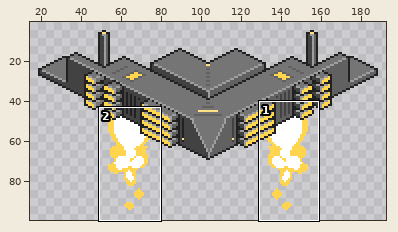
File history of a pixel-art file, Assets/AnimationImporter/bomber.ase. The first picture is a wide view before the edit; the outline marks the close-up.
Close-up. Old version:
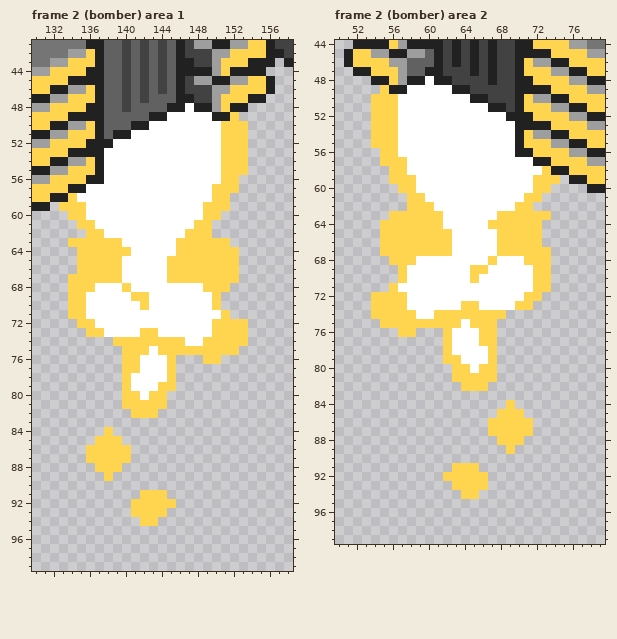
208x112 pixels, 8 frames. Shown: frame 2 (bomber) area 1: x 130..158, y 41..99; frame 2 (bomber) area 2: x 50..79, y 44..99. The wide view leaves out empty margins. The commit also changed other frames or places, which this record leaves out.
After the commit:
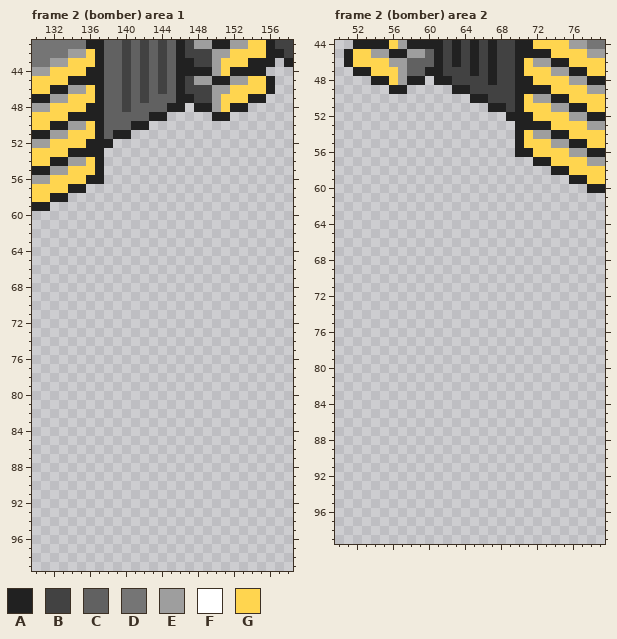
Palette (. is transparent): A #212121  B #424242  C #616161  D #757575  E #9e9e9e  F #ffffff  G #ffd54f
What changed:
layer "bomber/left exhaust" now hidden
layer "bomber/right exhaust" now hidden
Frame 2 (bomber) area 1:
y 48: x 147 F -> .
y 49: x 145..149 FFFFF -> .....; x 152 G -> .
y 50: x 143..153 FFFFFFFFGGG -> ...........
y 51: x 141..153 FFFFFFFFFFGGG -> .............
y 52: x 139..153 FFFFFFFFFFFFGGG -> ...............
y 53..55: x 138..153 FFFFFFFFFFFFFGGG -> ................
y 56: x 138..152 FFFFFFFFFFFFFGG -> ...............
y 57: x 136..152 FFFFFFFFFFFFFFGGG -> .................
y 58: x 134..151 GFFFFFFFFFFFFFFFGG -> ..................
y 59: x 133..151 GGGFFFFFFFFFFFFFGGG -> ...................
y 60: x 134..150 GGFFFFFFFFFFFFFGG -> .................
y 61: x 135..149 GGFFFFFFFFFFFGG -> ...............
y 62: x 136..149 GGFFFFFFFFFGGG -> ..............
y 63: x 134..151 GGGGGGFFFFFFGGGGGG -> ..................
y 64: x 135..152 GGGGGGFFFFFGGGGGGG -> ..................
y 65..66: x 135..152 GGGGGFFFFFGGGGGGGG -> ..................
y 67: x 134..152 GGGGGGFFFFFGGGGGGGG -> ...................
y 68: x 134..151 GGGFFFGFFFFFFFFGGG -> ..................
y 69: x 134..150 GGFFFFFGGFFFFFFFG -> .................
y 70: x 134..150 GGFFFFFFGFFFFFFFG -> .................
y 71: x 134..151 GGFFFFFFFFFFFFFFFG -> ..................
y 72: x 135..153 GGFFFFFFFFFFFFFGGGG -> ...................
y 73: x 136..153 GGFFFFGGFFFFFFGGGG -> ..................
y 74: x 139..153 GGGGGGGGFFGGGGG -> ...............
y 75: x 140..152 GGGFGGGGGGGGG -> .............
y 76: x 140..145 GGFFFG -> ......; x 149..150 GG -> ..
y 77: x 140..145 GGFFFG -> ......
y 78: x 140..145 GFFFFG -> ......
y 79: x 140..145 GFFFGG -> ......
y 80: x 140..144 GGFGG -> .....
y 81: x 140..144 GGGGG -> .....
y 82: x 141..143 GGG -> ...
y 84: x 138 G -> .
y 85: x 137..139 GGG -> ...
y 86..87: x 136..140 GGGGG -> .....
y 88: x 137..139 GGG -> ...
y 89: x 138 G -> .
y 91: x 142..144 GGG -> ...
y 92: x 141..145 GGGGG -> .....
y 93: x 141..144 GGGG -> ....
y 94: x 142..143 GG -> ..
Frame 2 (bomber) area 2:
y 48: x 60 F -> .
y 49: x 55 G -> .; x 58..62 FFFFF -> .....
y 50: x 54..64 GGGFFFFFFFF -> ...........
y 51: x 54..66 GGGFFFFFFFFFF -> .............
y 52: x 54..68 GGGFFFFFFFFFFFF -> ...............
y 53..55: x 54..69 GGGFFFFFFFFFFFFF -> ................
y 56: x 55..69 GGFFFFFFFFFFFFF -> ...............
y 57: x 55..71 GGGFFFFFFFFFFFFFF -> .................
y 58: x 56..73 GGFFFFFFFFFFFFFFFG -> ..................
y 59: x 56..74 GGGFFFFFFFFFFFFFGGG -> ...................
y 60: x 57..73 GGFFFFFFFFFFFFFGG -> .................
y 61: x 58..72 GGFFFFFFFFFFFGG -> ...............
y 62: x 58..71 GGGFFFFFFFFFGG -> ..............
y 63: x 56..73 GGGGGGFFFFFFGGGGGG -> ..................
y 64: x 55..72 GGGGGGGFFFFFGGGGGG -> ..................
y 65..66: x 55..72 GGGGGGGGFFFFFGGGGG -> ..................
y 67: x 55..73 GGGGGGGGFFFFFGGGGGG -> ...................
y 68: x 56..73 GGGFFFFFFFFGFFFGGG -> ..................
y 69: x 57..73 GFFFFFFFGGFFFFFGG -> .................
y 70: x 57..73 GFFFFFFFGFFFFFFGG -> .................
y 71: x 56..73 GFFFFFFFFFFFFFFFGG -> ..................
y 72: x 54..72 GGGGFFFFFFFFFFFFFGG -> ...................
y 73: x 54..71 GGGGFFFFFFGGFFFFGG -> ..................
y 74: x 54..68 GGGGGFFGGGGGGGG -> ...............
y 75: x 55..67 GGGGGGGGGFGGG -> .............
y 76: x 57..58 GG -> ..; x 62..67 GFFFGG -> ......
y 77: x 62..67 GFFFGG -> ......
y 78: x 62..67 GFFFFG -> ......
y 79: x 62..67 GGFFFG -> ......
y 80: x 63..67 GGFGG -> .....
y 81: x 63..67 GGGGG -> .....
y 82: x 64..66 GGG -> ...
y 84: x 69 G -> .
y 85: x 68..70 GGG -> ...
y 86..87: x 67..71 GGGGG -> .....
y 88: x 68..70 GGG -> ...
y 89: x 69 G -> .
y 91: x 63..65 GGG -> ...
y 92: x 62..66 GGGGG -> .....
y 93: x 63..66 GGGG -> ....
y 94: x 64..65 GG -> ..
